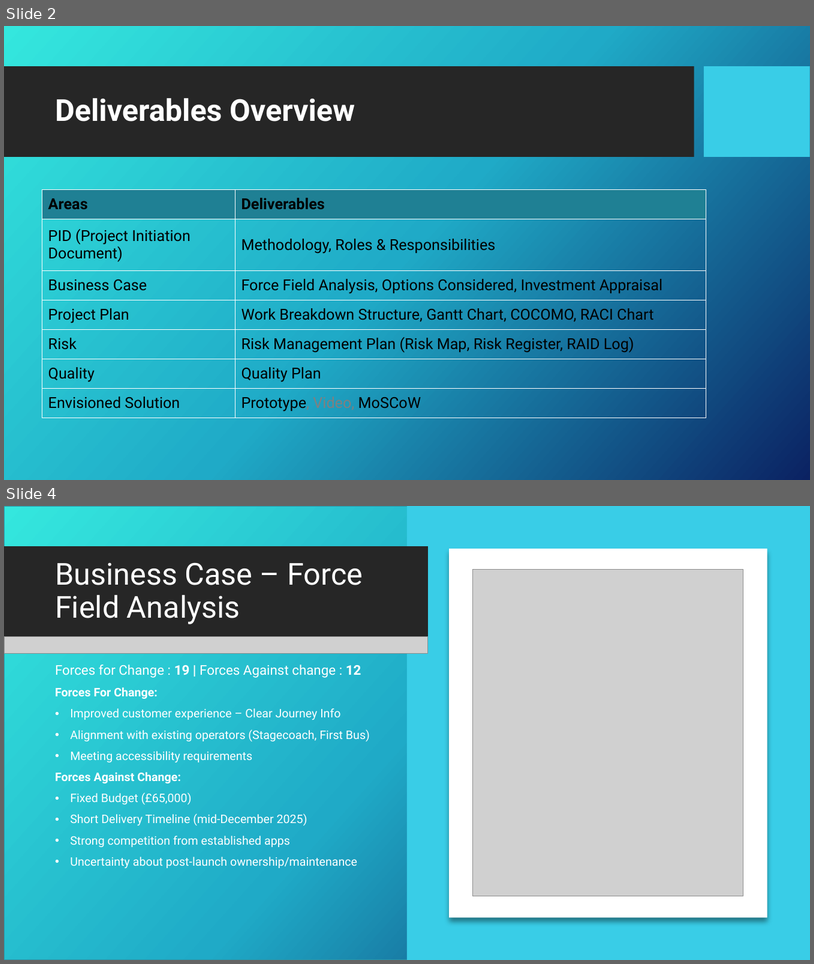
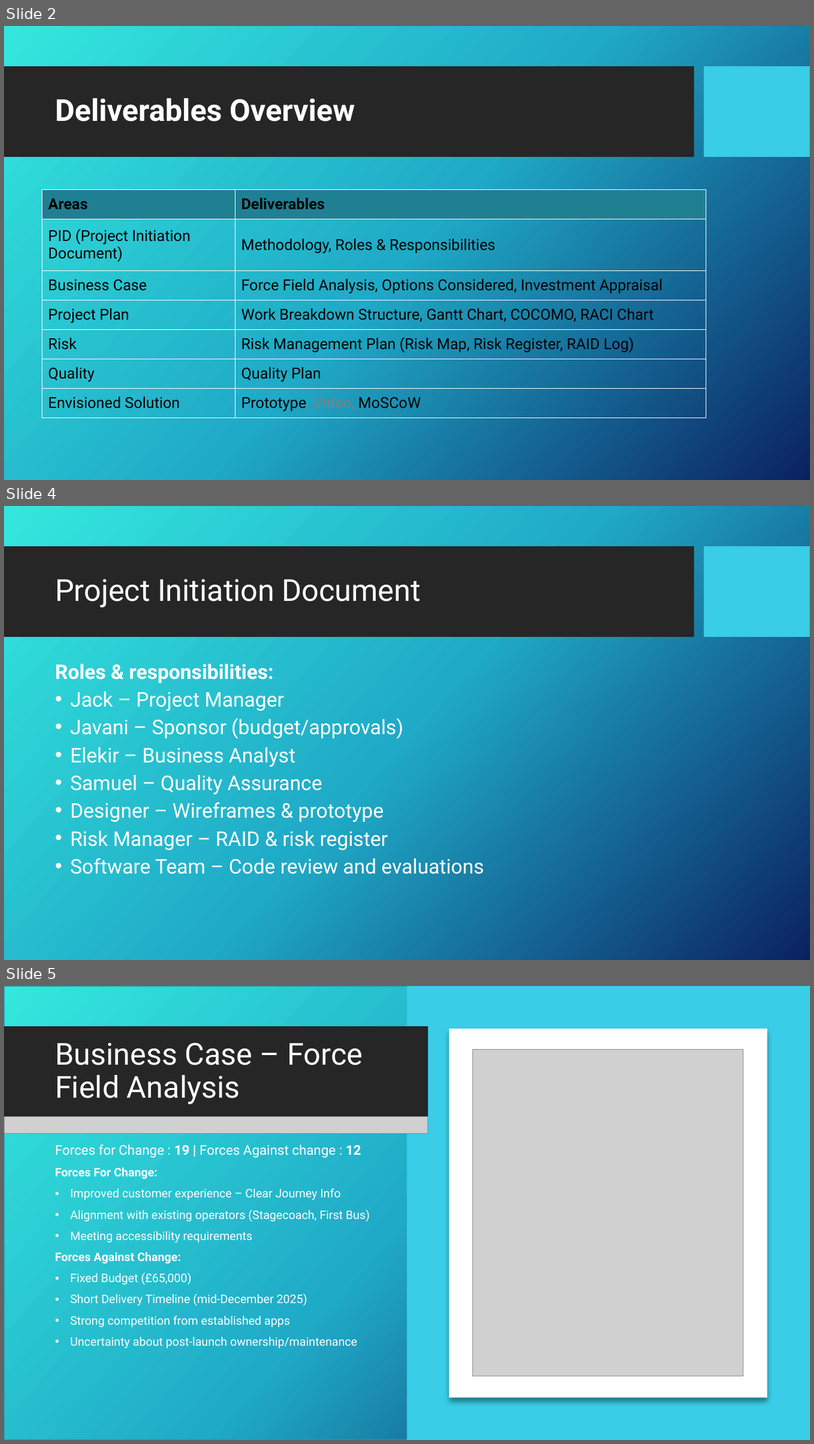
Before and after one commit to c3026923/south-yorkshire-bus-journey-planner, a slide deck: SY Bus Journey Planner Presentation.pptx. Shown one above the other, each under a label of ours: slides 2 and 4 before the commit, slides 2, 4 and 5 after it; the slides between them are not shown. The pictures are 814x964 and 814x1444 pixels, drawn with LibreOffice and Linux fonts; fonts in the diff are those of the drawing; grey boxes stand for pictures; background and template pictures are left out. Boxes give left, top, right and bottom in pixels: in the first picture for what was removed or moved away, otherwise in the second. Text is boxed around its words. In the diff, an @@ line names an element or a change of style, - is before the commit and + after.

Commit message:
PID

```diff
--- a/SY Bus Journey Planner Presentation.pptx
+++ b/SY Bus Journey Planner Presentation.pptx
@@ slide 4 added at box(4, 506, 810, 960), background picture (left out); not listed: 2 template elements that a slide beside it also shows @@
@@ title added at box(55, 579, 421, 607), 36 pt, text #FFFFFF @@
+Project Initiation Document
@@ text added at box(55, 663, 484, 874), 24 pt, text #FFFFFF @@
+Roles & responsibilities:
+• Jack – Project Manager
+• Javani – Sponsor (budget/approvals)
+• Elekir – Business Analyst
+• Samuel – Quality Assurance
+• Designer – Wireframes & prototype
+• Risk Manager – RAID & risk register
+• Software Team – Code review and evaluations
@@ what was slide 4 is now slide 5 @@
```
Also in this commit, not shown: 1 slide changed.
